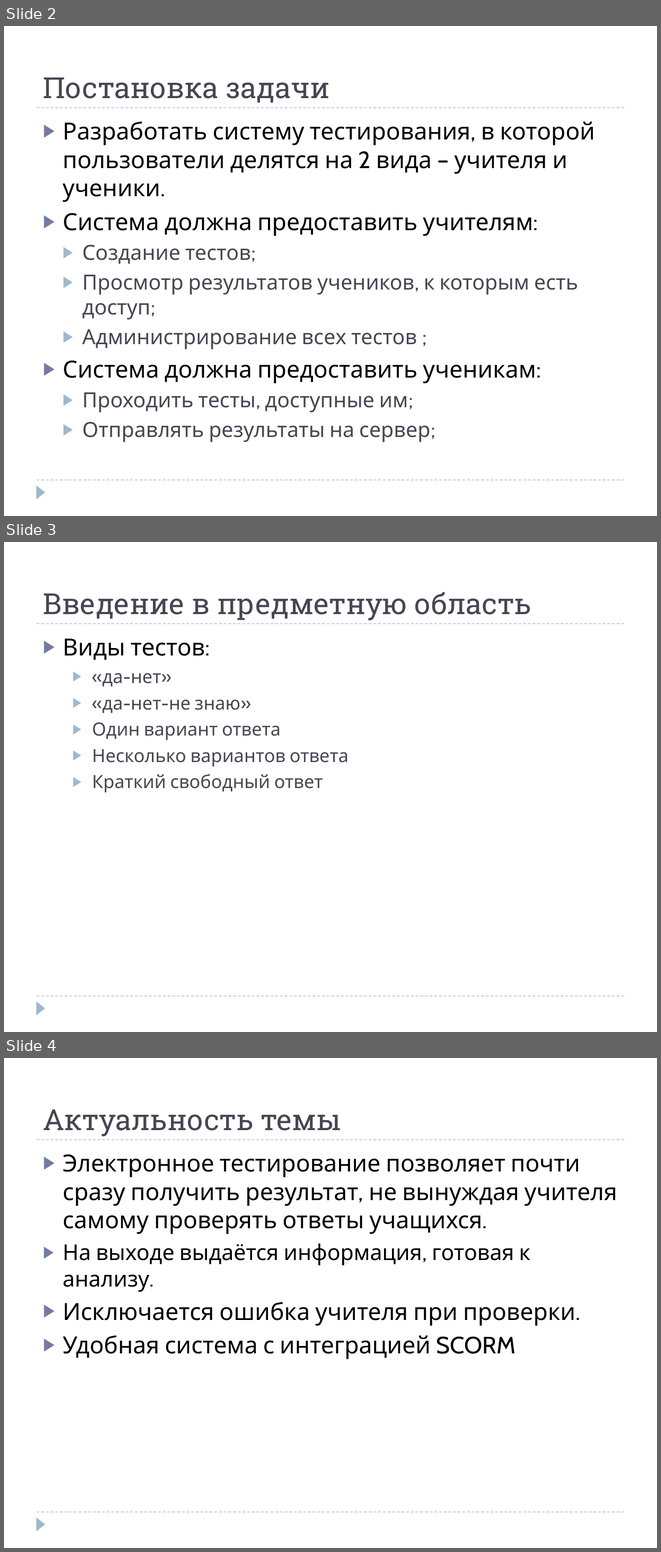
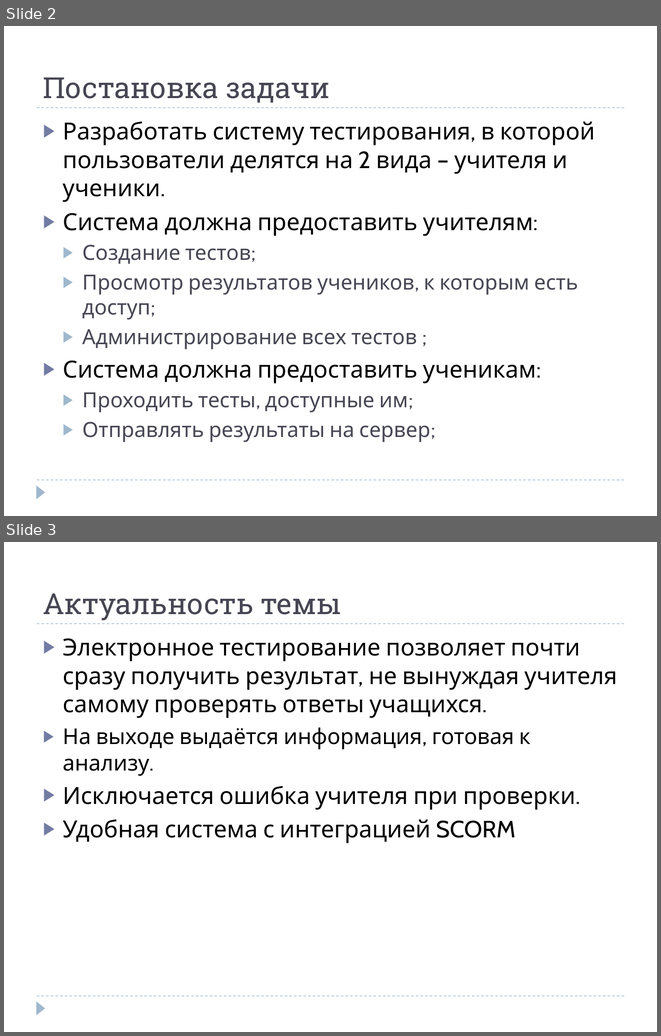
Before and after one commit to mikkksa/helix-test, a slide deck: Documents/Universalnaya_sistema_testirovania_v_web_i_na.pptx. Shown one above the other, each under a label of ours: slides 2, 3 and 4 before the commit, slides 2 and 3 after it. The pictures are 661x1552 and 661x1036 pixels, drawn with LibreOffice and Linux fonts; fonts in the diff are those of the drawing. Boxes give left, top, right and bottom in pixels: in the first picture for what was removed or moved away, otherwise in the second. Text is boxed around its words. In the diff, an @@ line names an element or a change of style, - is before the commit and + after.

Commit message:
new presentation

```diff
--- a/Documents/Universalnaya_sistema_testirovania_v_web_i_na.pptx
+++ b/Documents/Universalnaya_sistema_testirovania_v_web_i_na.pptx
@@ slide 3 removed at [4, 542, 657, 1032], background #FFFFFF; not listed: 3 template elements that a slide beside it also shows @@
@@ title removed at [43, 592, 531, 620] @@
-Введение в предметную область
@@ text removed at [63, 638, 348, 793] @@
-▶ Виды тестов:
-  ▶ «да-нет»
-  ▶ «да-нет-не знаю»
-  ▶ Один вариант ответа
-  ▶ Несколько вариантов ответа
-  ▶ Краткий свободный ответ
@@ what was slide 4 is now slide 3 @@
```
